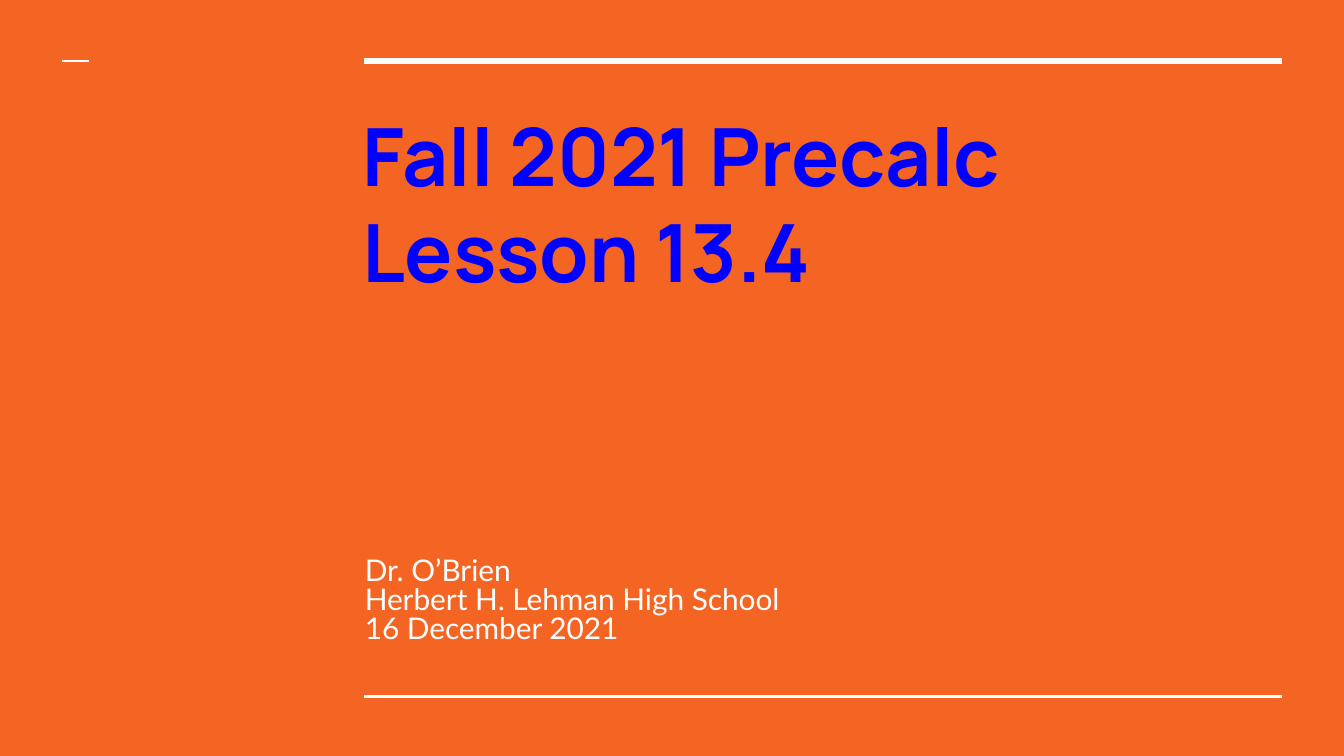
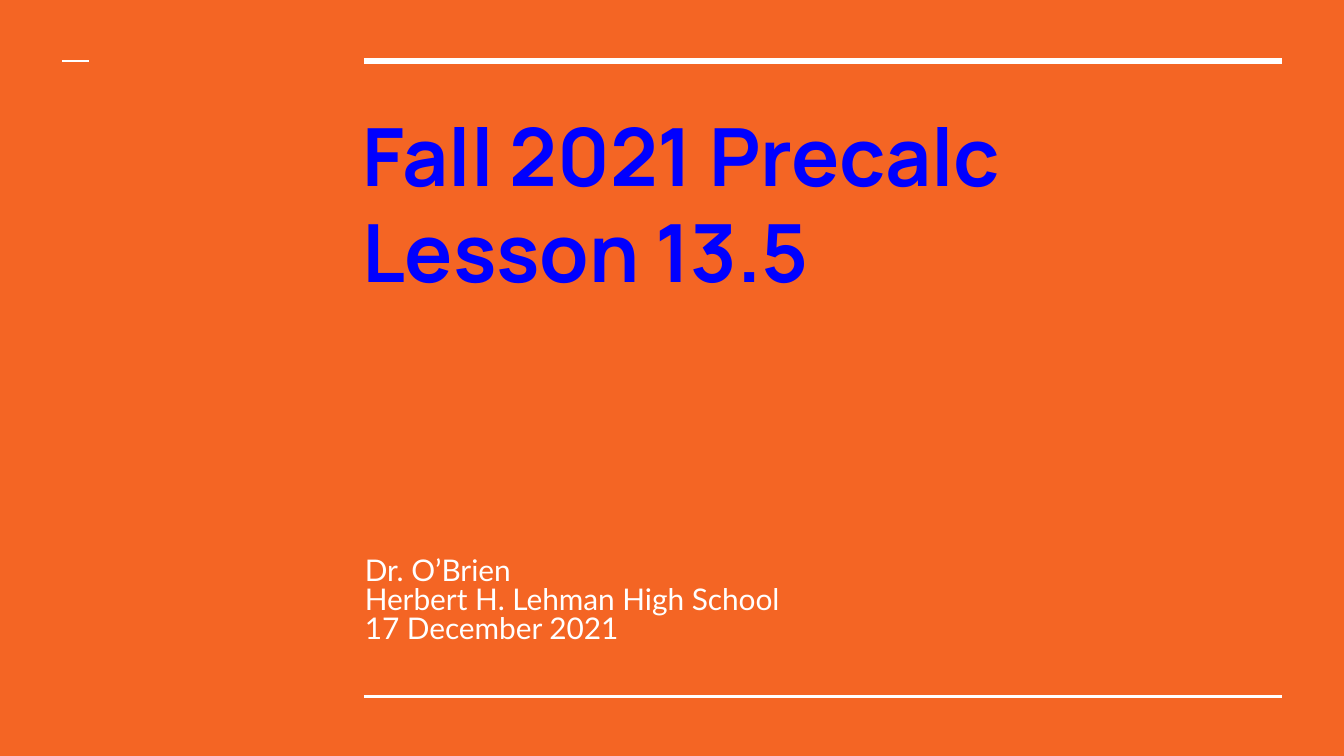
Before and after one commit to cobrien87/work, a slide deck: slide 1 of print/Precal_13_4.pptx. Drawn at 1344x756 pixels with LibreOffice and Linux fonts; fonts in the diff are those of the drawing; background and template pictures are left out. Boxes give left, top, right and bottom in pixels: in the first picture for what was removed or moved away, otherwise in the second. Text is boxed around its words. In the diff, an @@ line names an element or a change of style, - is before the commit and + after.

```diff
--- a/print/Precal_13_4.pptx
+++ b/print/Precal_13_4.pptx
@@ title at bbox=[362, 224, 809, 284]: text changed @@
-Lesson 13.4
+Lesson 13.5
@@ subtitle at bbox=[365, 617, 618, 639]: text changed @@
-16 December 2021
+17 December 2021
```
Also in this commit, not shown: 2 other slides changed, 3 slides added, 5 slides removed, 14 other files.
